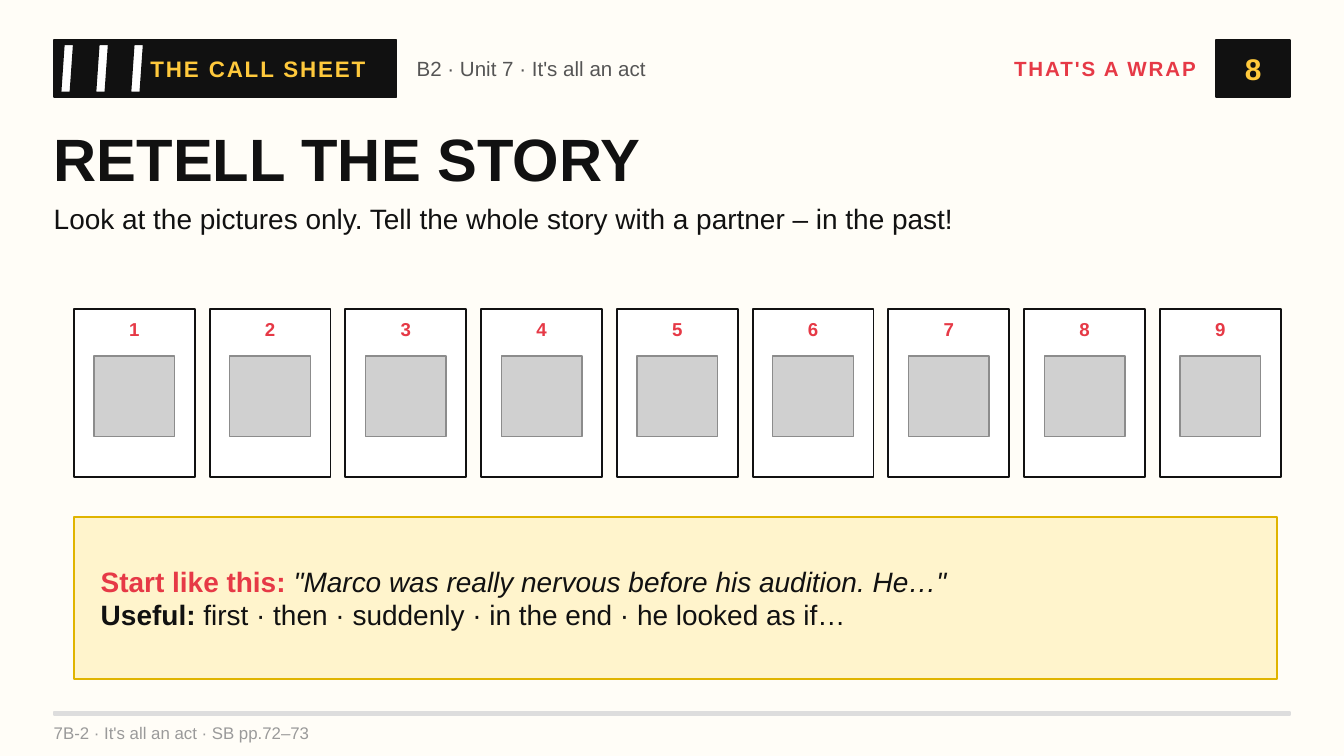
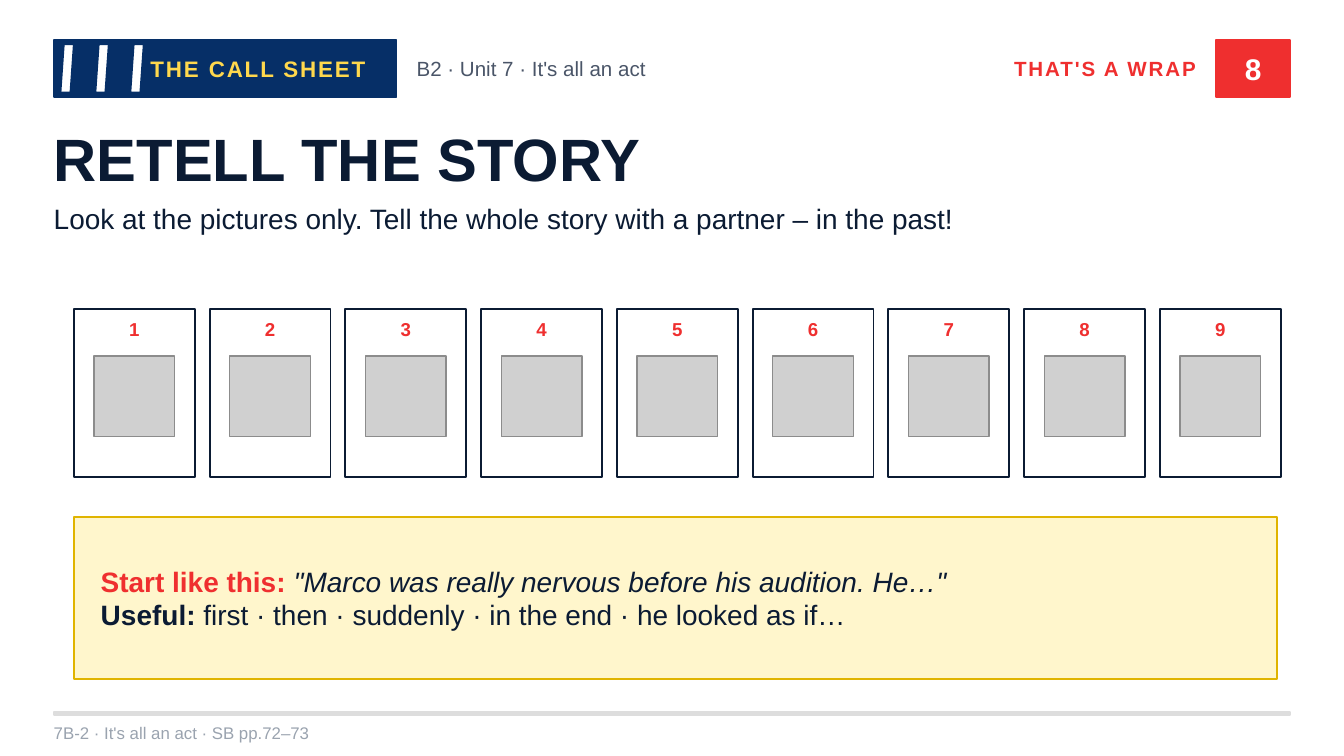
Before and after one commit to londonlanguageschool/Bagheria-, a slide deck: slide 8 of materials/B2/B2_7B-2_Its_all_an_act.pptx. Drawn at 1344x756 pixels with LibreOffice and Linux fonts; fonts in the diff are those of the drawing; grey boxes stand for pictures. Boxes give left, top, right and bottom in pixels: in the first picture for what was removed or moved away, otherwise in the second. Text is boxed around its words. In the diff, an @@ line names an element or a change of style, - is before the commit and + after.

```diff
--- a/materials/B2/B2_7B-2_Its_all_an_act.pptx
+++ b/materials/B2/B2_7B-2_Its_all_an_act.pptx
@@ background #FFFDF7 to #FFFFFF @@
@@ fill #111111 to #062F67; outline #111111 1 pt to #062F67 1 pt in 3 elements at (54,40,396,97), (78,44,91,93), (113,44,126,93) @@
@@ outline #111111 1 pt to #062F67 1 pt in 3 elements at (60,44,74,93), (95,44,109,93), (130,44,144,93) @@
@@ text "THE CALL SHEET" at (150,61,365,78): text colour #FFC93C to #FFD84D @@
@@ text "B2 · Unit 7 · ..." at (417,61,645,76): text colour #555555 to #4A5568 @@
@@ text "8" at (1245,59,1262,81): text colour #FFC93C to #FFFFFF @@
@@ rectangle at (1216,40,1290,97): fill #111111 to #EF2F2F; outline #111111 1 pt to #EF2F2F 1 pt @@
@@ text "RETELL THE STORY" at (54,139,640,182): text colour #111111 to #0B1B33 @@
@@ text "Look at the pictures only. ..." at (54,208,953,234): text colour #111111 to #0B1B33 @@
@@ text colour #E63946 to #EF2F2F in 10 elements at (1014,61,1195,76), (129,323,139,336), (265,323,275,336), (401,323,411,336), (536,323,546,336), (672,323,682,336), (808,323,818,336), (944,323,954,336), (1079,323,1089,336), (1215,323,1225,336) @@
@@ outline #111111 1 pt to #0B1B33 1 pt in 9 elements at (74,309,195,477), (210,309,331,477), (345,309,466,477), (481,309,602,477), (617,309,738,477), (753,309,874,477), (888,309,1009,477), (1024,309,1145,477), (1160,309,1281,477) @@
@@ rectangle at (74,517,1277,679): fill #FFF4CC to #FFF6CC @@
@@ text "Start like this: "Marco was ..." at (101,571,947,631): text colour #E63946 to #EF2F2F in "Start like this:"; text colour #111111 to #0B1B33 in ""Marco was really nervous before his audition. ...", "Useful: first · then · suddenly · ..." @@
@@ text "7B-2 · It's all an ..." at (54,727,309,743): text colour #9A9A9A to #9AA3AF @@
```
Also in this commit, not shown: 18 other slides changed, 41 other files.
